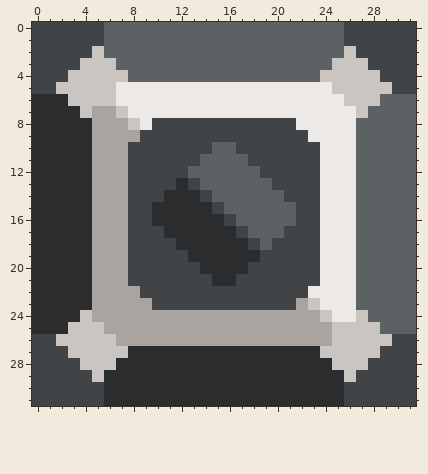
One commit to this pixel-art sprite: sprites/blocks/Asterion/distribution/whitorite-router.png. That is the earlier state.
The file is 32x32 pixels.
The result:
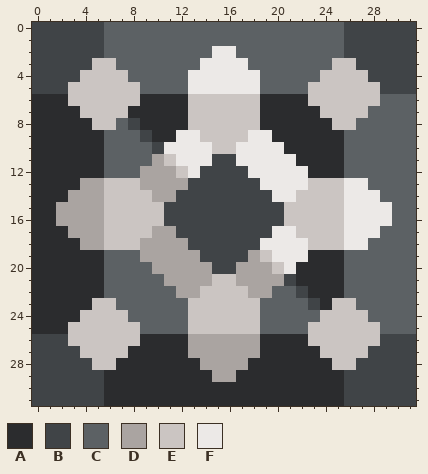
Palette (. is transparent): A #2b2c2e  B #404447  C #5c6164  D #aaa4a1  E #cbc5c2  F #ece9e7
Change:
Changed rows in their new state; - is an unchanged pixel.
first column x 2:
 2 ---B---------FF---------B---
 3 --B---------FFFF---------B--
 4 -B---------FFFFFF---------B-
 5 B----EECCCC------CCCCEE----B
 6 -----EEAAAAEEEEEEAAAAEEE----
 7 ---EE-AAAAAEEEEEEAAAAAEEE---
 8 ---EECBAAAAEEEEEEAAAAAAEE---
 9 ---ACCC-AAFFEEEEFFAAAAAAC---
10 ---ACCCC-FFFFEEFFFFAAAAAC---
11 ---ACCCCDEFFFBBFFFFFAAAAC---
12 ---ACCCDDDEFBBBBFFFFFAAAC---
13 --D-EEEDDDD-BBBBBFFFFEEE-F--
14 -DD-EEEEDDBB-BBBBBFFEEEE-FF-
15 DDD-EEEEEBBBB-BBBBBEEEEE-FFF
16 DDD-EEEEEBBBBB-BBBBEEEEE-FFF
17 -DD-EEEEDDBBBBB-BBFFEEEE-FF-
18 --D-EEEDDDDBBBBB-FFFFEEE-F--
19 ---ACCCDDDDDBBBBDEFFFAAAC---
20 ---ACCCCDDDDDBBDDDEFAAAAC---
21 ---ACCCCCDDDDEEDDDD-AAAAC---
22 ---ACCCCCCDDEEEEDDCC-AAAC---
23 ---EECCCCCCEEEEEECCCCBAEE---
24 ---EEECCCCCEEEEEECCCCC-EE---
25 ----EEECCCCEEEEEECCCCEE-----
26 B----EEAAAA------AAAAEE----B
27 -B---------DDDDDD---------B-
28 --B---------DDDD---------B--
29 ---B---------DD---------B---
Changed places in both pictures, as pixel boxes (x1, y1, x2, y2):
changed: (56, 46, 392, 382)
